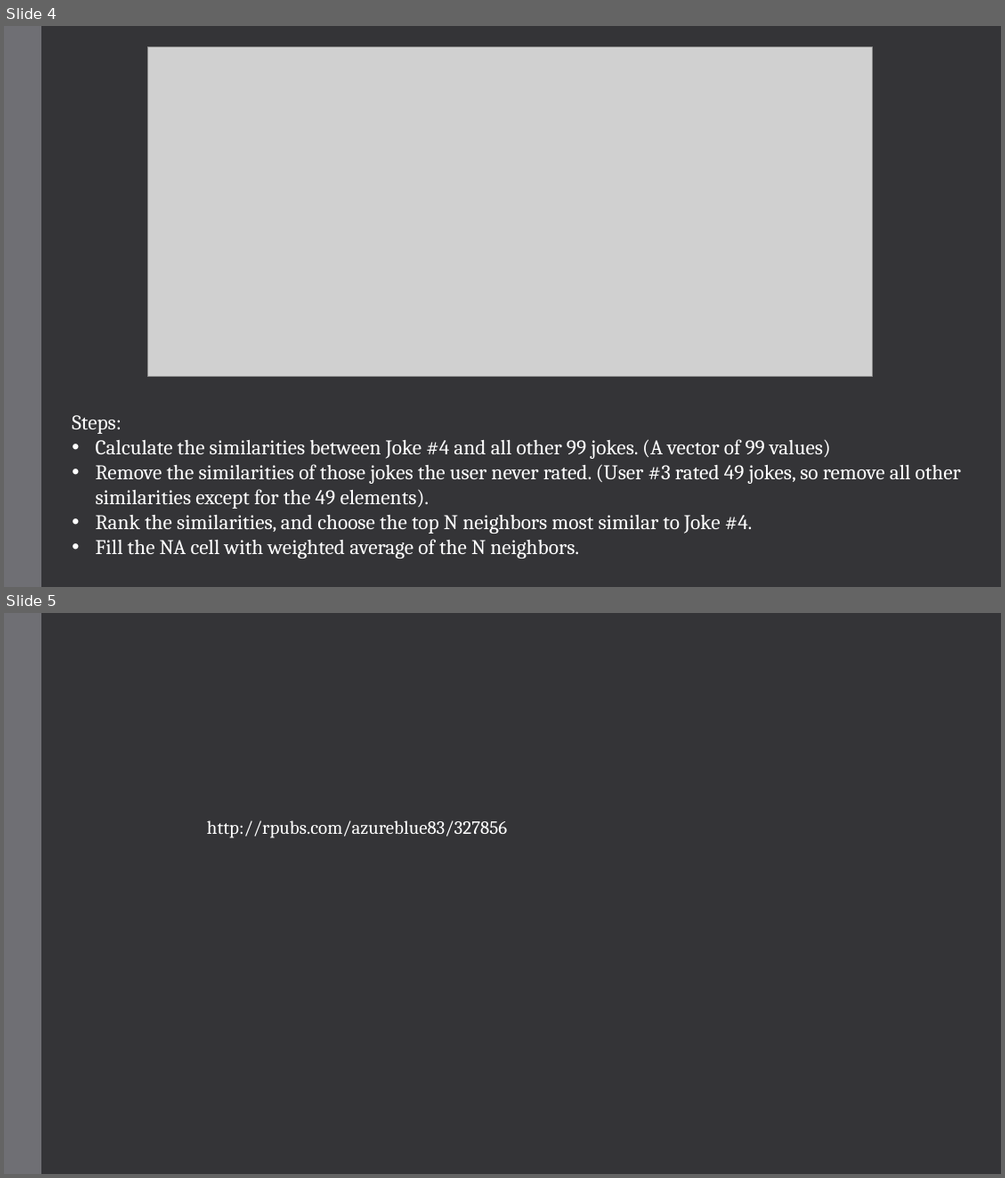
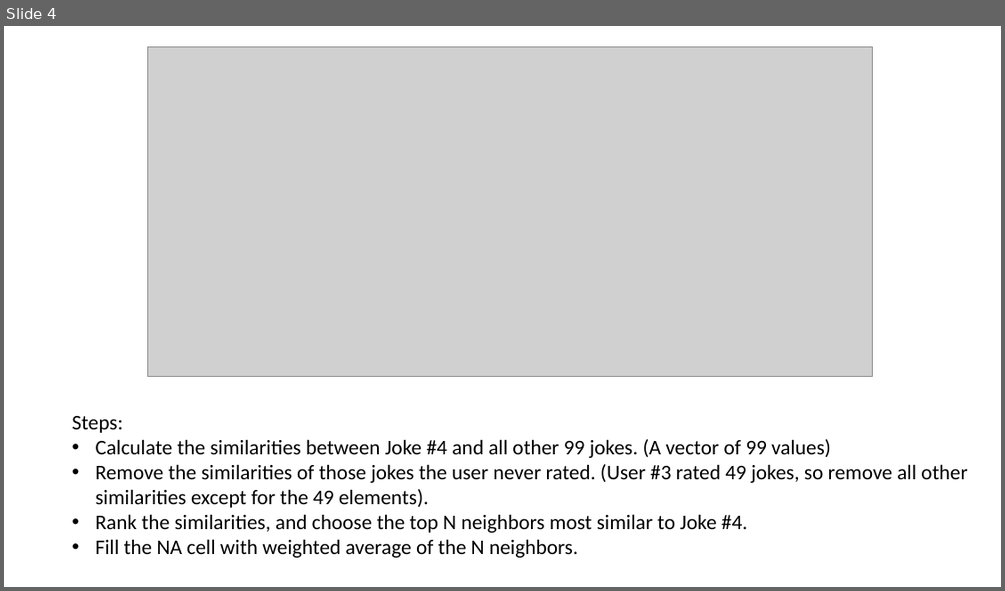
Before and after one commit to Tyllis/Data607, a slide deck: jester-collaborative-filtering.pptx. Shown one above the other, each under a label of ours: slides 4 and 5 before the commit, slide 4 after it. The pictures are 1005x1178 and 1005x591 pixels, drawn with LibreOffice and Linux fonts; fonts in the diff are those of the drawing; grey boxes stand for pictures. Boxes give left, top, right and bottom in pixels: in the first picture for what was removed or moved away, otherwise in the second. Text is boxed around its words. In the diff, an @@ line names an element or a change of style, - is before the commit and + after.

```diff
--- a/jester-collaborative-filtering.pptx
+++ b/jester-collaborative-filtering.pptx
@@ slide 5 removed at [4,613,1001,1174], background #353537; not listed: 1 template element that a slide beside it also shows @@
@@ text removed at [207,820,507,838] @@
-http://rpubs.com/azureblue83/327856
@@ slide 4 changed as well @@
@@ background #353537 to #FFFFFF @@
@@ rectangle removed at [4,26,41,587] @@
@@ text "Steps:" at [72,416,967,557]: font Cambria to Calibri, text colour #FFFFFF to #000000 @@
```
Also in this commit, not shown: 3 other slides changed, 4 slides added.
